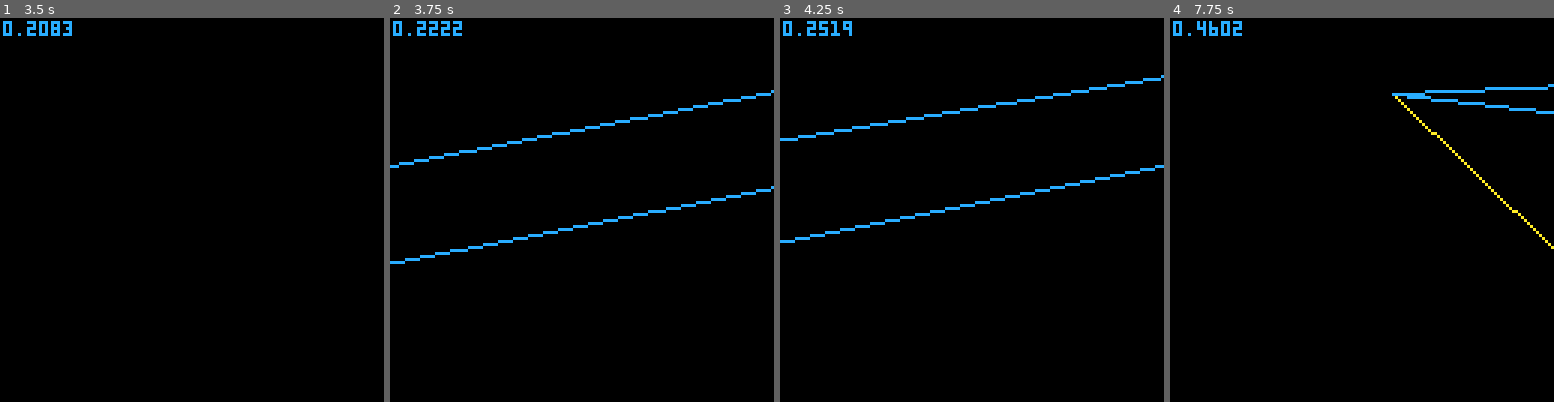
Above: before the commit, frames 1-4 (left to right).
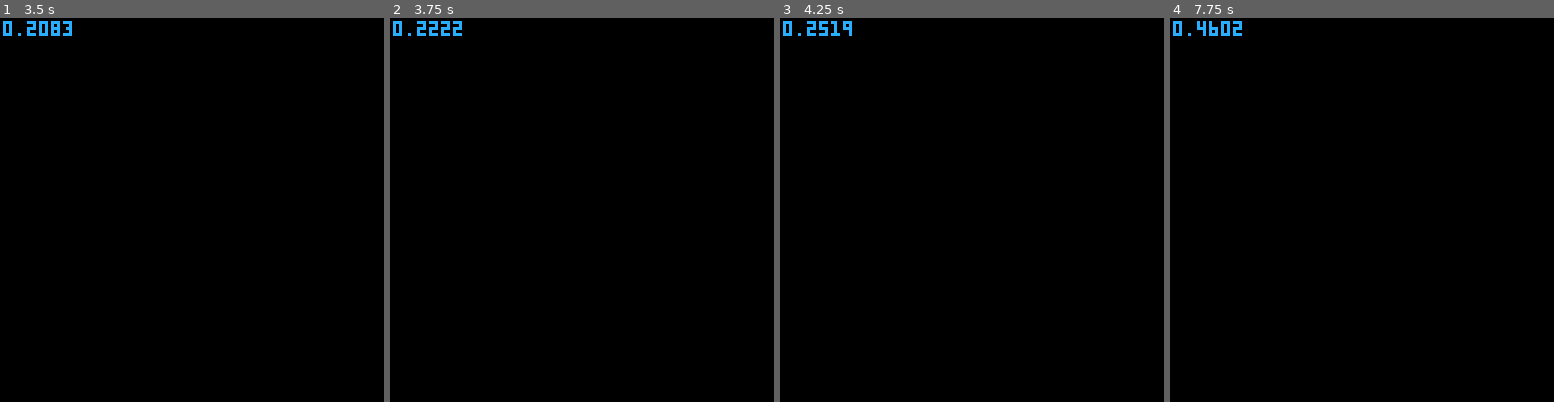
Above: after the commit, the same moments.

Repository: ajbowen249/pico83D
Game: PICO-8 cartridge t2.p8
Same seed, same stepped clock (60 frames per second), same inputs: the game is played once before the commit and once after it.
Inputs:
- Up to frame 1 (3.5 s): no input
- Up to frame 2 (3.75 s): no input
- Up to frame 3 (4.25 s): no input
- Up to frame 4 (7.75 s): no input

Frame 1 is identical in both runs. In frame 2, 1.6% of the frame differs, in the area x 0-100%, y 18-65%; in frame 3, 1.6%; in frame 4, 1.0%.

Commit message:
fix frustum culling

Diff:
--- a/t2.p8
+++ b/t2.p8
@@ -70,6 +70,14 @@
 end
 
 -- END MATH SUPPORT
+
+function vetexVisible(vertex,cam)
+    local leftRight = vertex[1]>0 and vertex[1]<=screenWidth
+    local upDown = vertex[3]>0 and vertex[3]<=screenHeight
+    local distance = vertex[2]>cam.near and vertex[3]<cam.far
+
+    return leftRight and upDown and distance
+end
 
 function project()
     local tanFov = abs(tan(camera.fov/2))
@@ -139,18 +147,12 @@
 
         local faceI=1
         for fi,face in pairs(model.faces) do
-            local y1=projectedModel.vertices[face[1]][2]
-            local y2=projectedModel.vertices[face[2]][2]
-            local y3=projectedModel.vertices[face[3]][2]
-
-            -- if all three vertices are behind the camera, ignore the face
-            if not (y1<camera.near and y2<camera.near and y3<camera.near) then
-                projectedModel.faces[faceI]=face
-                faceI+=1
-            end
-
-            -- if all three vertices are beyond the camera, ignore the face
-            if not (y1>camera.far and y2>camera.far and y3>camera.far) then
+            -- Frustum culling
+            local v1=projectedModel.vertices[face[1]]
+            local v2=projectedModel.vertices[face[2]]
+            local v3=projectedModel.vertices[face[3]]
+
+            if vetexVisible(v1,camera) or vetexVisible(v2,camera) or vetexVisible(v3,camera) then
                 projectedModel.faces[faceI]=face
                 faceI+=1
             end
